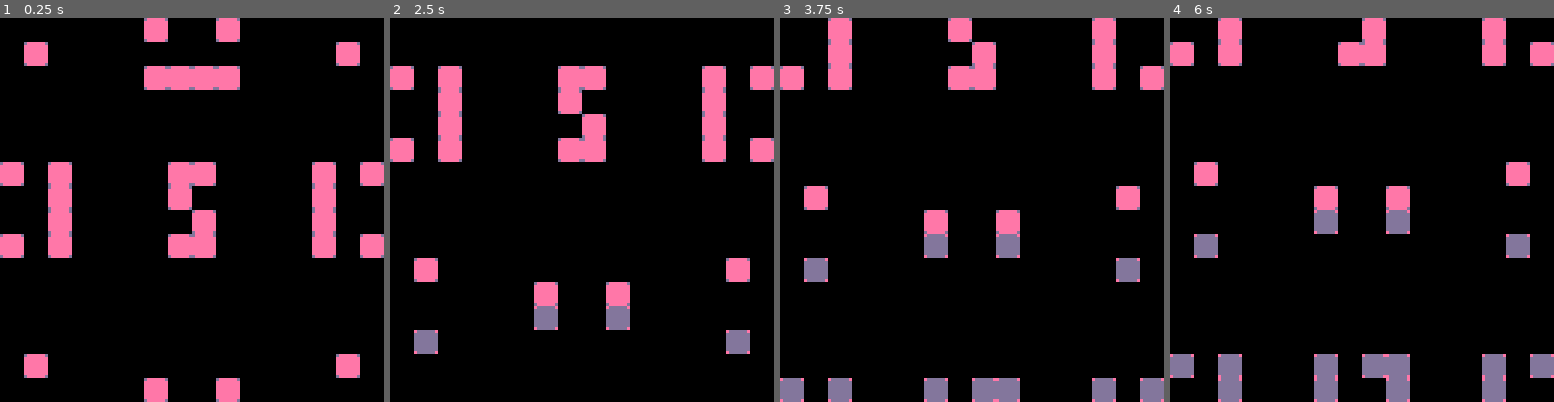
Above: before the commit, frames 1-4 (left to right).
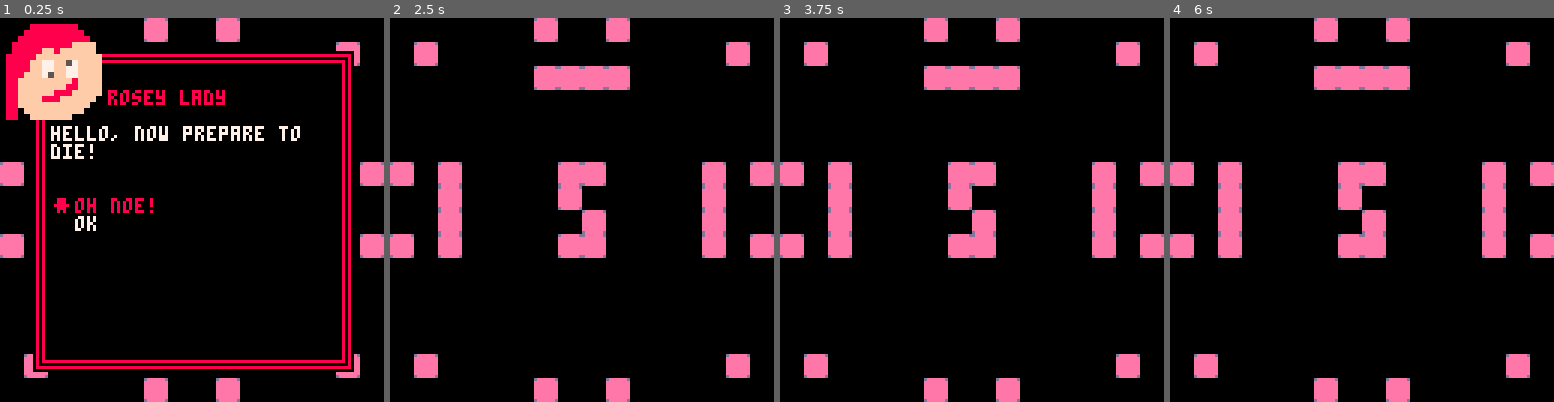
Above: after the commit, the same moments.

Repository: thomasmichaelwallace/another-moonshot
Game: PICO-8 cartridge ms_2.p8
Same seed, same stepped clock (60 frames per second), same inputs: the game is played once before the commit and once after it.
Inputs:
- Up to frame 1 (0.25 s): no input
- Up to frame 2 (2.5 s): tap O (Z key) at 0.33, 0.7, 1.43, 2.22 s; tap X (X key) at 1.07, 2.07, 2.4 s; hold Left 1.97-2.37 s; hold Down from 2.42 s (still down)
- Up to frame 3 (3.75 s): tap X (X key) every 0.33 s from 2.73 to 3.73 s; release Down at 2.82 s; hold Right 2.87-3.53 s; tap O (Z key) at 3.1 s; hold Up from 3.58 s (still down)
- Up to frame 4 (6 s): tap O (Z key) at 3.98, 4.87, 5.75 s; tap X (X key) every 0.33 s from 4.07 to 5.73 s; release Up at 4.08 s; hold Right 4.13-4.53 s; hold Down 4.58-5.08 s; hold Left 5.13-5.8 s; hold Up from 5.85 s (still down)

The runs differ from the first frame. In frame 1, 20% of the frame differs, in the area x 1-93%, y 1-93%; in frame 2, 20%; in frame 3, 20%; in frame 4, 22%, in the area x 0-100%, y 0-100%.

Commit message:
feat: dialogue system

Diff:
--- a/ms_2.p8
+++ b/ms_2.p8
@@ -1,22 +1,36 @@
 pico-8 cartridge // http://www.pico-8.com
 version 29
 __lua__
--- another moonshot
--- @thomasmichaelwallace
-
+--another moonshot
+--@thomasmichaelwallace
+
+function _init()
+ show_dia(
+  1,
+  "hello, now prepare to die!",
+  {{
+   t="oh noe!",
+   f=function()
+    show_dia(2,"opps!",{{t="ok",f=function()end}})
+   end
+  },{t="ok",f=function()end}}
+ )
+end
+
+function _update60()
+ --_update_map()
+ _update_dia()
+end
+
+function _draw()
+ cls()
+ _draw_map()
+ _draw_dia()
+end
 -->8
--- map
-
-function mapn(n,sx,sy)
- local y=0
- if(n>7)then
-  y=16
-  n-=8
- end
- map(16*n,y,sx,sy,16,16)
-end
-
-mp={
+--map system
+
+mp={--map state
  n=5,--map no.
  x=0,--screen top-left x
  y=0,-- /y
@@ -28,6 +42,17 @@
   y=0,-- /y
  }
 }
+
+--n:sprite tile no
+--sx/y:screen x/y
+function mapn(n,sx,sy)
+ local y=0
+ if(n>7)then
+  y=16
+  n-=8
+ end
+ map(16*n,y,sx,sy,16,16)
+end
 
 function ani_map()
  local s=8--speed
@@ -59,6 +84,7 @@
  end
 end
 
+--d:scroll direction 0⬅️➡️⬆️⬇️3
 function move_map(d)
  local n=mp.n
  if(d==0)then--⬅️
@@ -97,7 +123,7 @@
  mp.a.d=d
 end
 
-function _update60()
+function _update_map()
  if(mp.a.t)then
   ani_map()
  else
@@ -108,12 +134,156 @@
  end
 end
 
-
-function _draw()
- cls()
+function _draw_map()
  mapn(mp.n,mp.x,mp.y)
  if(mp.a.t)then
   mapn(mp.a.n,mp.a.x,mp.a.y)
+ end
+end
+-->8
+--dialogue system
+
+dg={--dialogue state
+ v=false,--show
+ n="name",--name
+ t="text.",--text
+ s=64,--t/l sprite no.
+ i=1,--selected index
+ c=7,--text color
+ h=6,--highlight colour
+ o={{--dia.options list
+  t="ok",--text
+  f=function()end,--selected fn.
+ }}
+}
+
+ch={--character definitions
+ {
+ 	s=64,--sprite
+ 	n="rosey lady",--name
+ 	c=8,--highlight colour
+ },
+ {s=66,c=14,n="bobby davro"}
+}
+
+--n:t/l sprite no.
+--w/h:width/height in sprites
+--dx/dy:t/l screen position
+--s:scale factor
+function zspr(n,w,h,dx,dy,s)
+ sx,sy=(n%16)*8,(n\16)*8
+ sw,sh=8*w,8*h
+ dw,dh=sw*s,sh*s
+ sspr(sx,sy,sw,sh,dx,dy,dw,dh)
+end
+
+--s:string
+--lw:max pixel line width
+function word_wrap(s,lw)
+ local l={}--lines
+ local b=""--buffer
+ local w=0--line width
+ local cl=""--current line
+ local cw=0--current width
+ local nl=false--new line
+
+ for n=1,#s do
+  nl=false
+  local c=sub(s,n,n)
+  if(ord(c)==32)then
+   cl,cw=cl..b,w
+   b=c
+  elseif(ord(c)==10)then
+   cl,cw=cl..b,w
+   b=""
+   nl=true
+  else
+   b=b..c
+  end
+  w+=4
+  if(ord(c)>127)w+=4
+  if(w>lw or nl)then
+   if(#cl==0)then
+    cl,cw=b,w
+    w+=4
+    b=" "
+   end
+   add(l,{t=cl,w=cw})
+   cl=""
+   b=sub(b,2)
+   w-=(cw+4)
+  end
+ end
+ cl=cl..b
+ add(l,{t=cl,w=w})
+ return l
+end
+
+--t:text
+--x/y0/1:corners
+--h/v:-101 l/c/r h/v align
+--c:colour
+function text_rect(t,x0,y0,x1,y1,h,v,c)
+ local rw=abs(x0-x1)
+ local rh=abs(y0-y1)
+ local ox=min(x0,x1)
+ local oy=min(y0,y1)
+ local lns=word_wrap(t,rw)
+ for n=1,#lns do
+  local l=lns[n]
+  local x=ox
+  if(h==0)x+=flr((rw-l.w)/2)+1
+  if(h==1)x+=(rw-l.w)+2
+  if(v==-1)y=6*(n-1)
+  if(v==0)y=flr((rh-6*#lns)/2)+6*(n-1)+1
+  if(v==1)y=rh-(6*(#lns-n+1))+2
+  y+=oy
+  print(l.t,x,y,c)
+ end
+end
+
+--c:ch/def index
+--t:text
+--0:{{t:text,f:selected fn}}
+function show_dia(c,t,o)
+ dg.t=t
+ dg.n=ch[c].n
+ dg.h=ch[c].c
+ dg.o=o
+ dg.v=true
+end
+
+function _update_dia()
+ if(not dg.v)return
+ if(btnp(2)and dg.i>1)dg.i-=1
+ if(btnp(3)and dg.i<#dg.o)dg.i+=1
+ if(btnp(4)or btnp(5))then
+  dg.v=false
+  dg.o[dg.i].f()
+ end
+end
+
+function _draw_dia()
+ if(not dg.v)return
+ --frame
+ rectfill(11,11,117,117,0)
+ rect(12,12,116,116,dg.h)
+ rect(14,14,114,114,dg.h)
+ --portrait and header
+ zspr(dg.s,2,2,2,2,2)
+ print(dg.n,36,24,dg.h)
+ --body
+ text_rect(dg.t,17,36,110,111,-1,-1,dg.c)
+ --options
+ print("\n")
+ for i=1,#dg.o,1 do
+  if(i==dg.i)then
+   color(dg.h)
+   print("웃"..dg.o[i].t)
+  else
+   color(dg.c)
+   print("  "..dg.o[i].t)
+  end
  end
 end
 __gfx__
@@ -149,22 +319,22 @@
 00000000000000000000000000000000000000000000000000000000000000000000000000000000000000000000000000000000000000000000000000000000
 00000000000000000000000000000000000000000000000000000000000000000000000000000000000000000000000000000000000000000000000000000000
 00000000000000000000000000000000000000000000000000000000000000000000000000000000000000000000000000000000000000000000000000000000
-00000000000000000000000000000000000000000000000000000000000000000000000000000000000000000000000000000000000000000000000000000000
-00000000000000000000000000000000000000000000000000000000000000000000000000000000000000000000000000000000000000000000000000000000
-00000000000000000000000000000000000000000000000000000000000000000000000000000000000000000000000000000000000000000000000000000000
-00000000000000000000000000000000000000000000000000000000000000000000000000000000000000000000000000000000000000000000000000000000
-00000000000000000000000000000000000000000000000000000000000000000000000000000000000000000000000000000000000000000000000000000000
-00000000000000000000000000000000000000000000000000000000000000000000000000000000000000000000000000000000000000000000000000000000
-00000000000000000000000000000000000000000000000000000000000000000000000000000000000000000000000000000000000000000000000000000000
-00000000000000000000000000000000000000000000000000000000000000000000000000000000000000000000000000000000000000000000000000000000
-00000000000000000000000000000000000000000000000000000000000000000000000000000000000000000000000000000000000000000000000000000000
-00000000000000000000000000000000000000000000000000000000000000000000000000000000000000000000000000000000000000000000000000000000
-00000000000000000000000000000000000000000000000000000000000000000000000000000000000000000000000000000000000000000000000000000000
-00000000000000000000000000000000000000000000000000000000000000000000000000000000000000000000000000000000000000000000000000000000
-00000000000000000000000000000000000000000000000000000000000000000000000000000000000000000000000000000000000000000000000000000000
-00000000000000000000000000000000000000000000000000000000000000000000000000000000000000000000000000000000000000000000000000000000
-00000000000000000000000000000000000000000000000000000000000000000000000000000000000000000000000000000000000000000000000000000000
-00000000000000000000000000000000000000000000000000000000000000000000000000000000000000000000000000000000000000000000000000000000
+00008888888800000000aaaaaaaa0000000000000000000000000000000000000000000000000000000000000000000000000000000000000000000000000000
+0008888888888000000aaaaaaaaaa000000000000000000000000000000000000000000000000000000000000000000000000000000000000000000000000000
+008888888888880000aaaaaaaaaaaa00000000000000000000000000000000000000000000000000000000000000000000000000000000000000000000000000
+08888888888ffff00aaaaaaaaaa44440000000000000000000000000000000000000000000000000000000000000000000000000000000000000000000000000
+088888ff8ffffff00aaaaa44a4444440000000000000000000000000000000000000000000000000000000000000000000000000000000000000000000000000
+88888fffffffffffaaaaa44444444444000000000000000000000000000000000000000000000000000000000000000000000000000000000000000000000000
+8888ff77ff57ffffaaaa447744574444000000000000000000000000000000000000000000000000000000000000000000000000000000000000000000000000
+8888ff77ff77ffffaaaa447744774444000000000000000000000000000000000000000000000000000000000000000000000000000000000000000000000000
+888fff75ff77ffffaaa4447544774444000000000000000000000000000000000000000000000000000000000000000000000000000000000000000000000000
+88fffffffff8ffffaa44444444484444000000000000000000000000000000000000000000000000000000000000000000000000000000000000000000000000
+88ffffffff88ffffaa44444444884444000000000000000000000000000000000000000000000000000000000000000000000000000000000000000000000000
+88ffffff888fffffaa44444488844444000000000000000000000000000000000000000000000000000000000000000000000000000000000000000000000000
+88ffff888ffffff0aa44448884444440000000000000000000000000000000000000000000000000000000000000000000000000000000000000000000000000
+88ffffffffffff00aa44444444444400000000000000000000000000000000000000000000000000000000000000000000000000000000000000000000000000
+880ffffffffff000aa04444444444000000000000000000000000000000000000000000000000000000000000000000000000000000000000000000000000000
+8800fffffff00000aa00444444400000000000000000000000000000000000000000000000000000000000000000000000000000000000000000000000000000
 00000000000000000000000000000000000000000000000000000000000000000000000000000000000000000000000000000000000000000000000000000000
 00000000000000000000000000000000000000000000000000000000000000000000000000000000000000000000000000000000000000000000000000000000
 00000000000000000000000000000000000000000000000000000000000000000000000000000000000000000000000000000000000000000000000000000000
